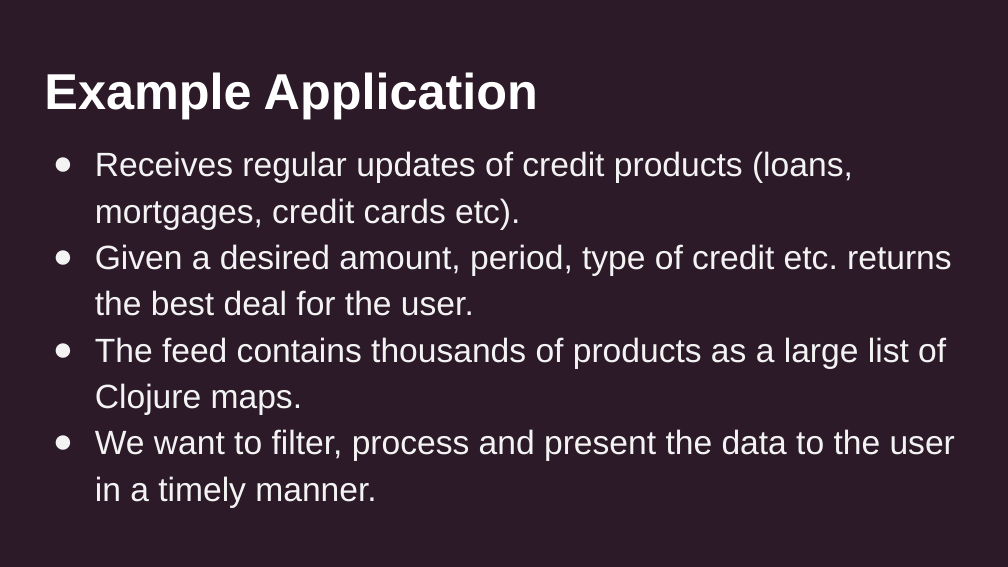
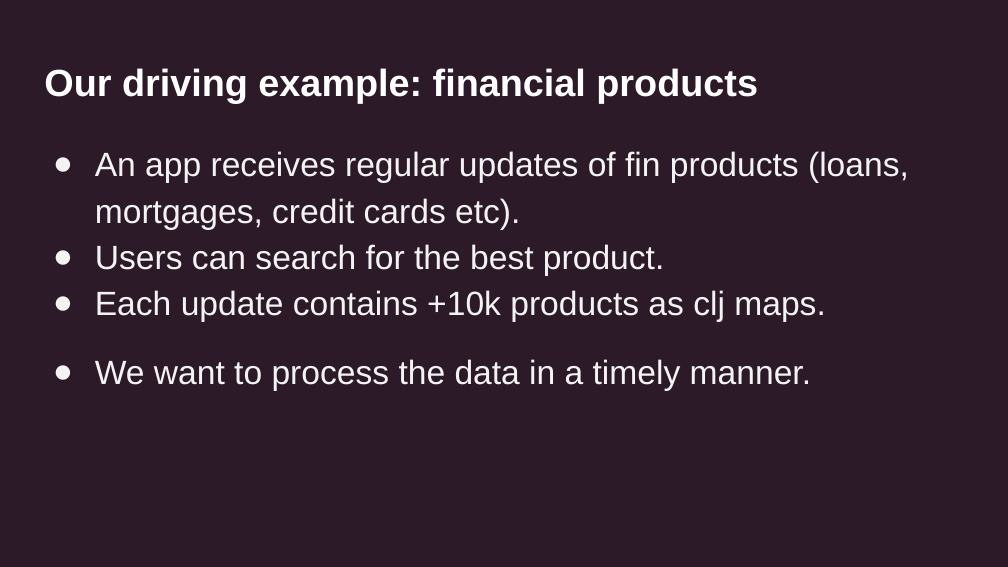
Before and after one commit to uswitch/transducers-workshop, a slide deck: slide 12 of slides/01-xducers-intro.pptx (slide 14 before the commit). Drawn at 1008x567 pixels with LibreOffice and Linux fonts; fonts in the diff are those of the drawing. Boxes give left, top, right and bottom in pixels: in the first picture for what was removed or moved away, otherwise in the second. Text is boxed around its words. In the diff, an @@ line names an element or a change of style, - is before the commit and + after.

```diff
--- a/slides/01-xducers-intro.pptx
+++ b/slides/01-xducers-intro.pptx
@@ title at (44,68,758,104): text changed; size 36 to 27 pt @@
-Example Application
+Our driving example: financial products
@@ text at (95,151,909,391): text changed @@
-● Receives regular updates of credit products (loans, mortgages, credit cards etc).
-● Given a desired amount, period, type of credit etc. returns the best deal for the user.
-● The feed contains thousands of products as a large list of Clojure maps.
-● We want to filter, process and present the data to the user in a timely manner.
+● An app receives regular updates of fin products (loans, mortgages, credit cards etc).
+● Users can search for the best product.
+● Each update contains +10k products as clj maps.
+● We want to process the data in a timely manner.
```
Also in this commit, not shown: 13 other slides changed, 8 other files.
